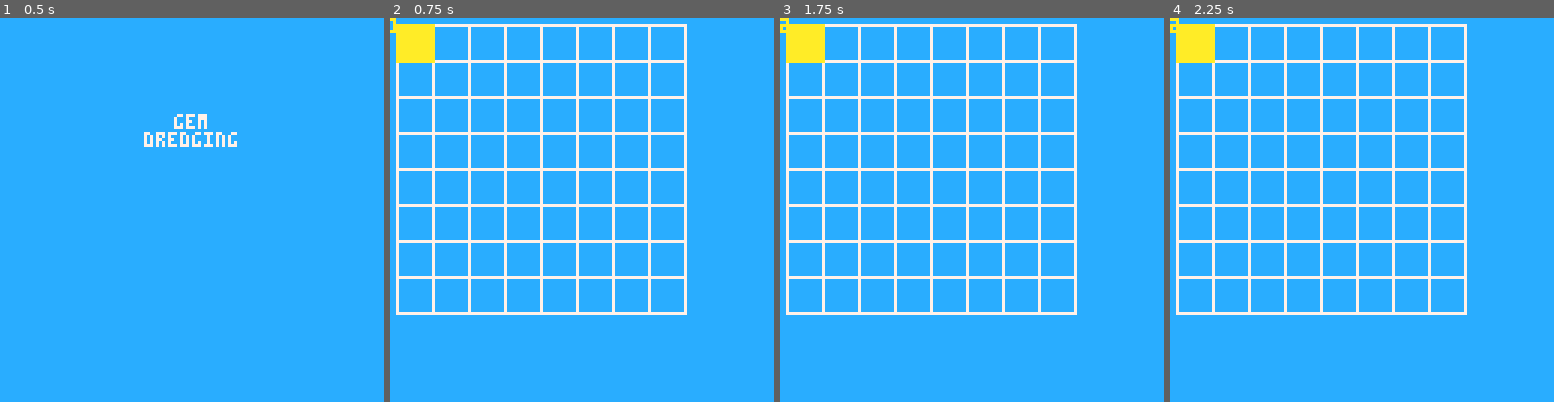
Above: before the commit, frames 1-4 (left to right).
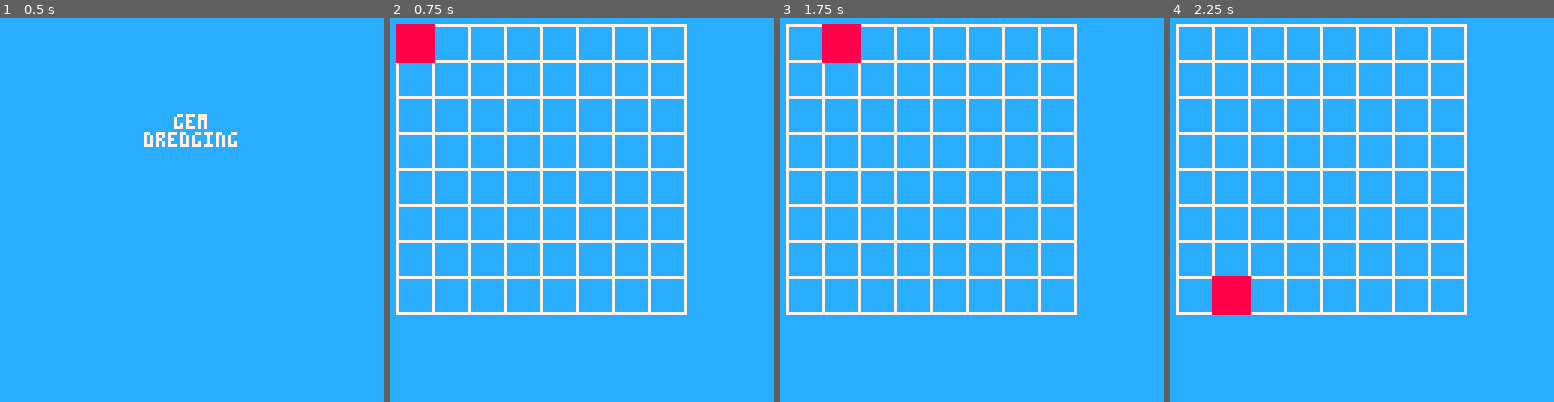
Above: after the commit, the same moments.

Repository: TheSailor1/PICO-8
Game: PICO-8 cartridge gem/gem.p8
Two runs of this game, one before a commit and one after it. Both use one fixed random seed, a clock stepped at 60 frames per second and the inputs below.
Inputs:
- Up to frame 1 (0.5 s): no input
- Up to frame 2 (0.75 s): tap O (Z key) at 0.7 s
- Up to frame 3 (1.75 s): hold Right from 1.6 s (still down); tap O (Z key) at 1.7 s
- Up to frame 4 (2.25 s): release Right at 2.1 s; tap O (Z key) at 2.1 s; hold Up from 2.15 s (still down)

Frame 1 is identical in both runs. In frame 2, 1.1% of the frame differs, in the area x 0-12%, y 0-12%; in frame 3, 2.0%; in frame 4, 2.1%, in the area x 0-22%, y 0-78%.

Commit message:
Gem - Board Working

Diff:
--- a/gem/gem.p8
+++ b/gem/gem.p8
@@ -54,8 +54,8 @@
 	csize=12
 
 	--cursor
-	curx=1
-	cury=1
+	curx=0
+	cury=0
 
 	local i,j
 	for i=0,cols-1 do
@@ -70,18 +70,6 @@
 			add(tiles,c)
 		end--for j
 	end--for i
-
-
-	--add mines
-	mines=10
-
-	while mines>0 do
-		local r=flr(rnd(#tiles))+1
-		if (tiles[r].hasmine==false) then
-			tiles[r].hasmine=true
-			mines-=1
-		end--if
-	end--for
 end--ini_board()
 
 function drw_board()
@@ -98,21 +86,40 @@
 
 function drw_cursor()
 	rectfill(
-		2+tiles[curx].id_x,
-		2+tiles[cury].id_y,
-		tiles[curx].id_x+csize+2,
-		tiles[cury].id_y+csize+2,
-		10)
-
-	?curx
+		2+curx*csize,
+		2+cury*csize,
+		(curx*csize)+csize+2,
+		(cury*csize)+csize+2,
+		8)
 end--drw_cursor()
 
 function upd_cursor()
 	if btnp(➡️) then
-		if curx<cols then
+		if curx<cols-1 then
 			curx+=1
 		else
-			curx=1
+			curx=0
+		end
+	end
+	if btnp(⬅️) then
+		if curx>0 then
+			curx-=1
+		else
+			curx=cols-1
+		end
+	end
+	if btnp(⬆️) then
+		if cury>0 then
+			cury-=1
+		else
+			cury=rows-1
+		end
+	end
+	if btnp(⬇️) then
+		if cury<rows-1 then
+			cury+=1
+		else
+			cury=0
 		end
 	end
 end--upd_cursor()
Not shown, changed: .DS_Store
